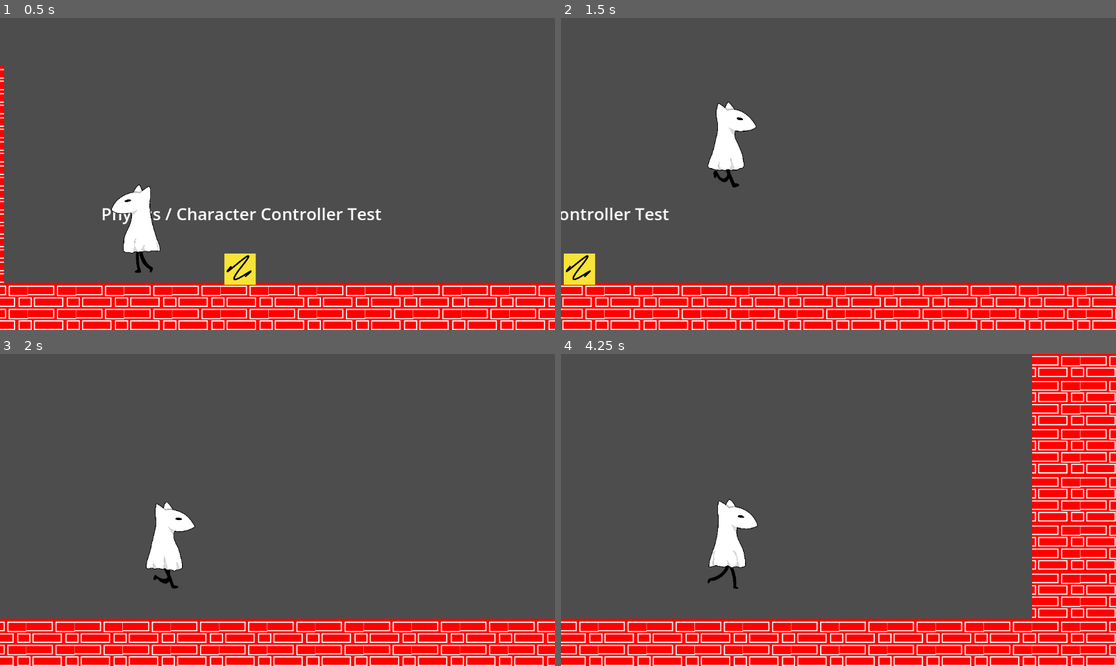
Above: before the commit, frames 1-4 (two rows, left to right).
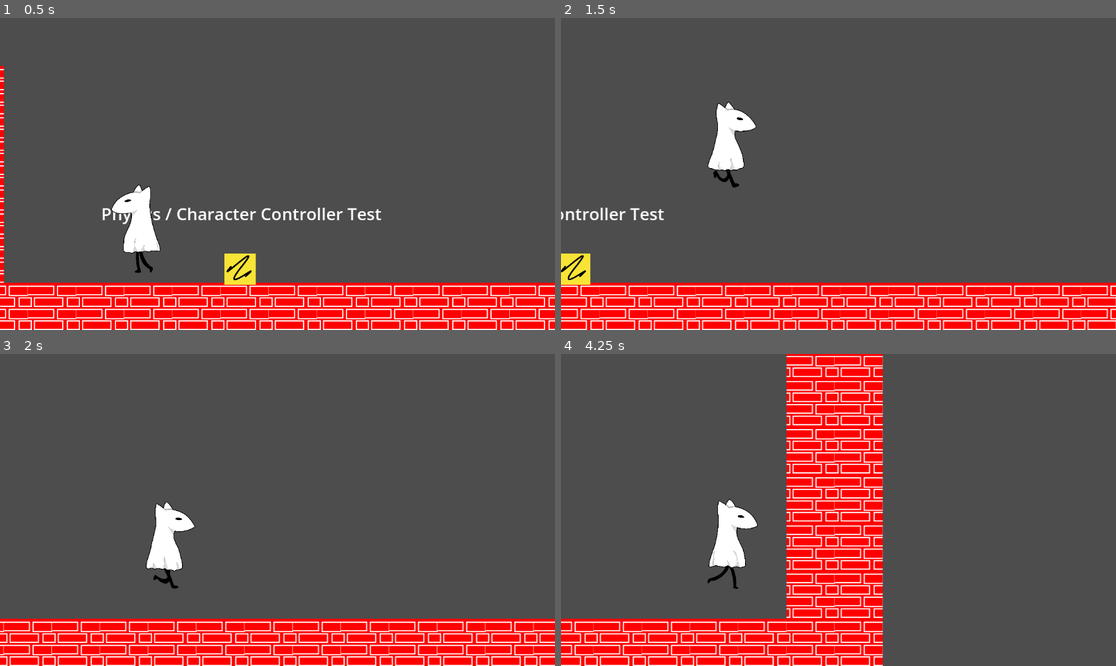
Above: after the commit, the same moments.

Repository: rcivan/ghost-dog
Game: Godot game, scene res://Test.tscn
Same seed, same stepped clock (60 frames per second), same inputs: the game is played once before the commit and once after it.
Inputs:
- Up to frame 1 (0.5 s): no input
- Up to frame 2 (1.5 s): hold Q (slide) 0.53-1.28 s; hold Right (right) from 0.53 s (still down); tap Space (jump) at 0.77 s; tap Q (slide) at 1.35 s
- Up to frame 3 (2 s): keep holding Right (right); tap Space (jump) at 1.52 s
- Up to frame 4 (4.25 s): release Right (right) at 2.03 s; hold Left (left) 2.03-2.78 s; hold Q (slide) 2.03-2.78 s; hold Right (right) from 2.78 s (still down); tap Q (slide) at 2.85 s; tap Space (jump) at 3.02, 3.77 s; hold Q (slide) from 3.53 s (still down)

Frame 1 is identical in both runs. In frame 2, 4.0% of the frame differs, in the area x 0-100%, y 60-100%; in frame 3, 4.6%; in frame 4, 36%, in the area x 1-100%, y 0-100%.

Commit message:
Small Slide Adjustments

Diff:
--- a/game/Player.gd
+++ b/game/Player.gd
@@ -40,7 +40,7 @@
 	# Get the input direction and handle the movement/deceleration.
 	# As good practice, you should replace UI actions with custom gameplay actions.
 
-	if direction and velocity.x < SPEED_CUTOFF and velocity.x > -SPEED_CUTOFF:
+	if direction and velocity.x < SPEED_CUTOFF and velocity.x > -SPEED_CUTOFF and not is_sliding:
 		velocity.x += 40 * direction
 	elif not direction and not is_air_sliding and not is_sliding:
 		velocity.x = move_toward(velocity.x, 0, 200)
@@ -54,8 +54,11 @@
 		velocity.x = 1200 * direction
 		if not is_on_floor():
 			is_air_sliding = true
+			velocity.x += velocity.y
 		elif is_on_floor():
 			is_sliding = true
+	if Input.is_action_pressed("slide") and is_sliding:
+		is_sliding = false
 
 	if velocity.x <= 400 and velocity.x >= -400 and is_sliding or Input.is_action_just_pressed("jump") :
 		is_sliding = false
Not shown: 1 places in game/Test.tscn that only renumber resources
